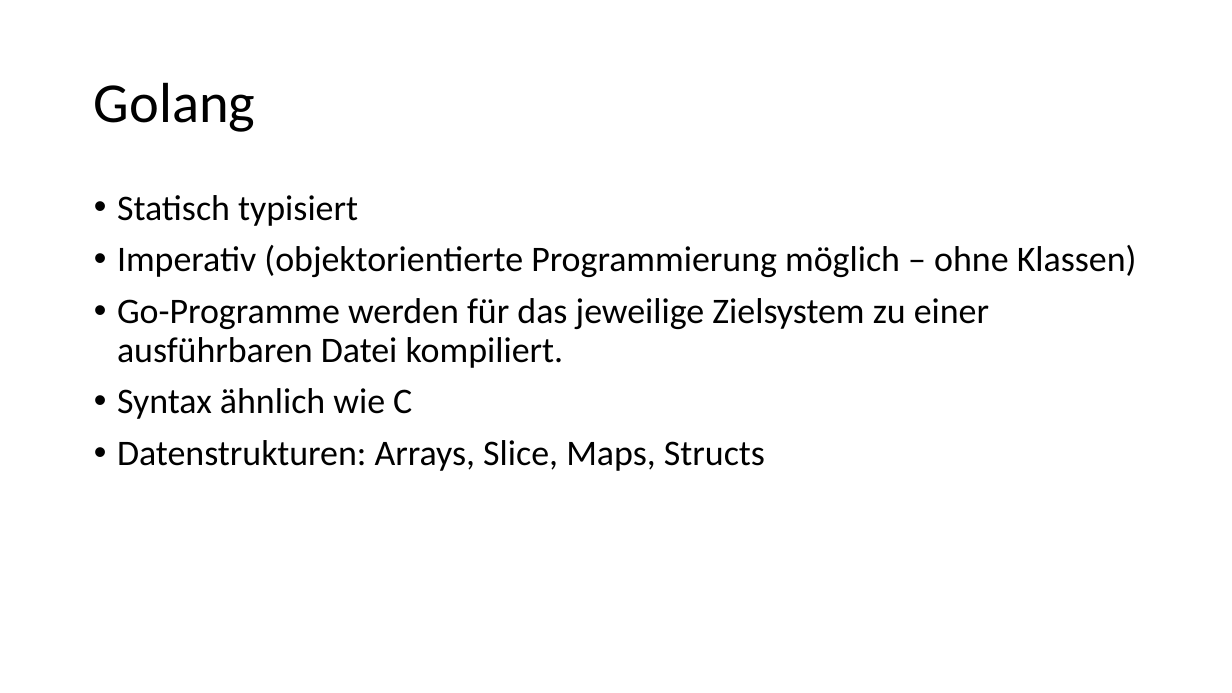
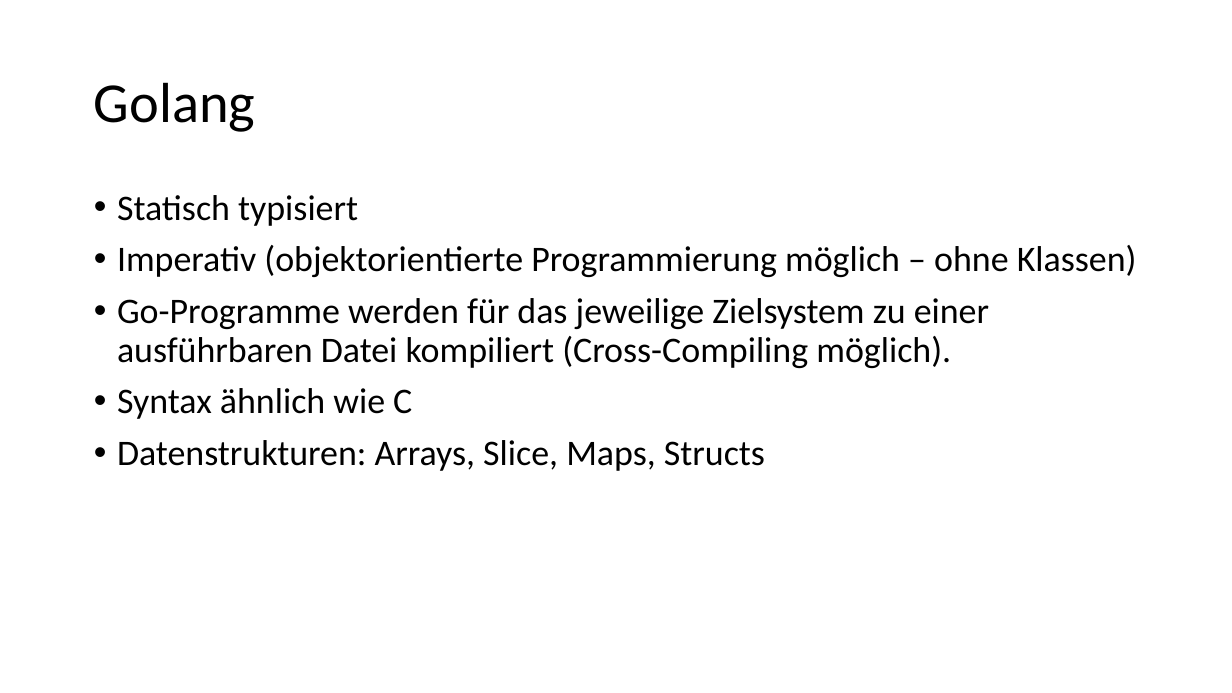
Before and after one commit to alexsuter/golang-experience, a slide deck: slide 4 of presi/presi.pptx. Drawn at 1232x693 pixels with LibreOffice and Linux fonts; fonts in the diff are those of the drawing. Boxes give left, top, right and bottom in pixels: in the first picture for what was removed or moved away, otherwise in the second. Text is boxed around its words. In the diff, an @@ line names an element or a change of style, - is before the commit and + after.

Commit message:
Kleine Korrekturen in Präsi

```diff
--- a/presi/presi.pptx
+++ b/presi/presi.pptx
@@ text at (117, 298, 989, 368): text changed @@
-• Go-Programme werden für das jeweilige Zielsystem zu einer ausführbaren Datei kompiliert.
+• Go-Programme werden für das jeweilige Zielsystem zu einer ausführbaren Datei kompiliert (Cross-Compiling möglich).
```
